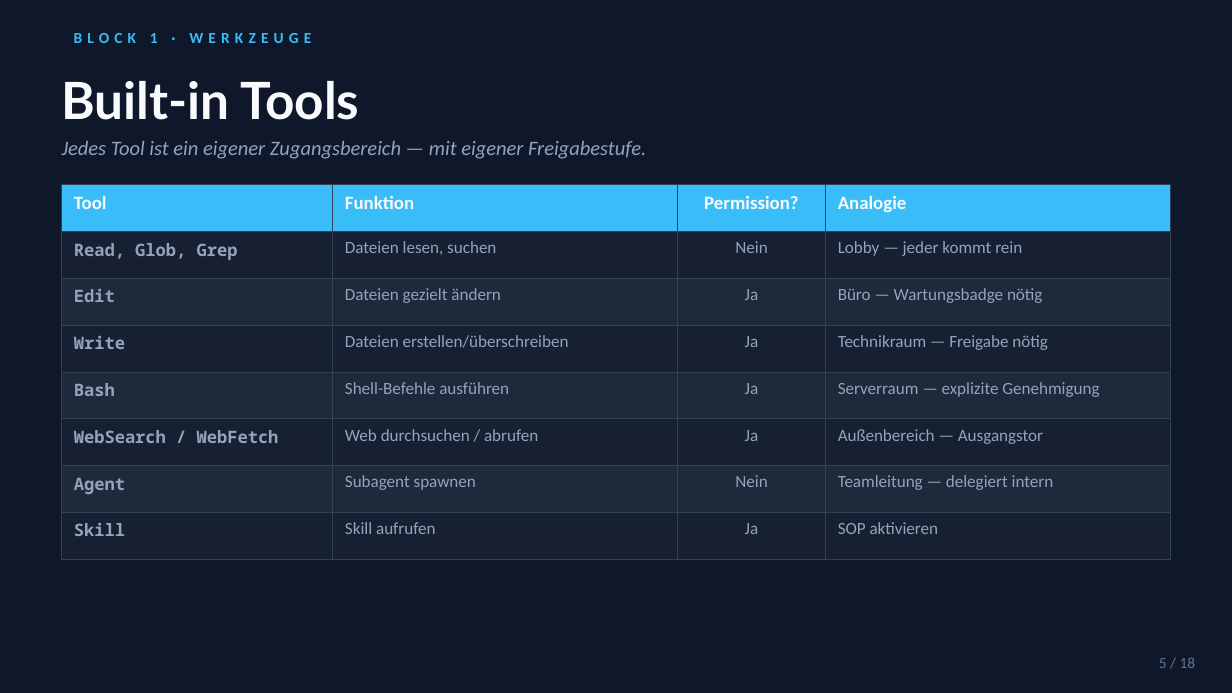
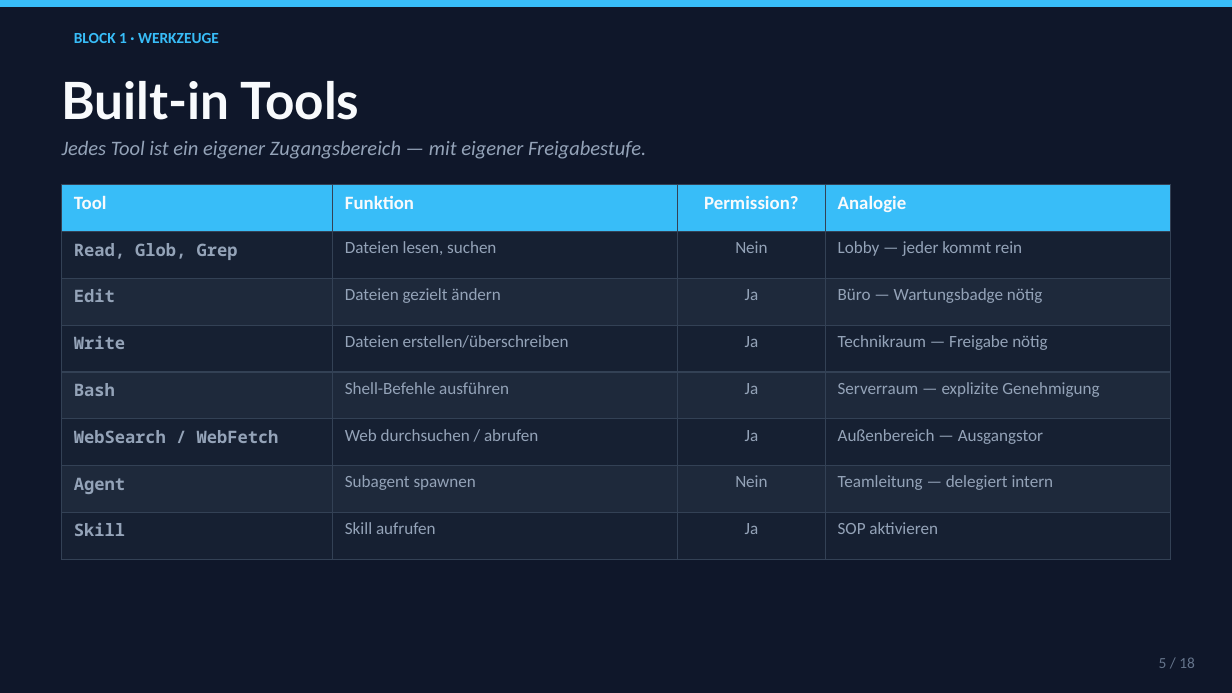
Before and after one commit to willneverusegit/dynamic-workshop, a slide deck: slide 5 of claude-code-workshop.pptx. Drawn at 1232x693 pixels with LibreOffice and Linux fonts; fonts in the diff are those of the drawing. Boxes give left, top, right and bottom in pixels: in the first picture for what was removed or moved away, otherwise in the second. Text is boxed around its words. In the diff, an @@ line names an element or a change of style, - is before the commit and + after.

```diff
--- a/claude-code-workshop.pptx
+++ b/claude-code-workshop.pptx
@@ rectangle removed at [0,0,1232,7] @@
@@ freeform shape added at [0,0,1232,7], fill #38BDF8 @@
@@ text "BLOCK 1 · WERKZEUGE" at [74,33,219,43]: letter spacing 3 to 0 pt @@
@@ table at [62,185,1170,589] @@
@@ borders changed @@
```
Also in this commit, not shown: 17 other slides changed, 7 other files.
